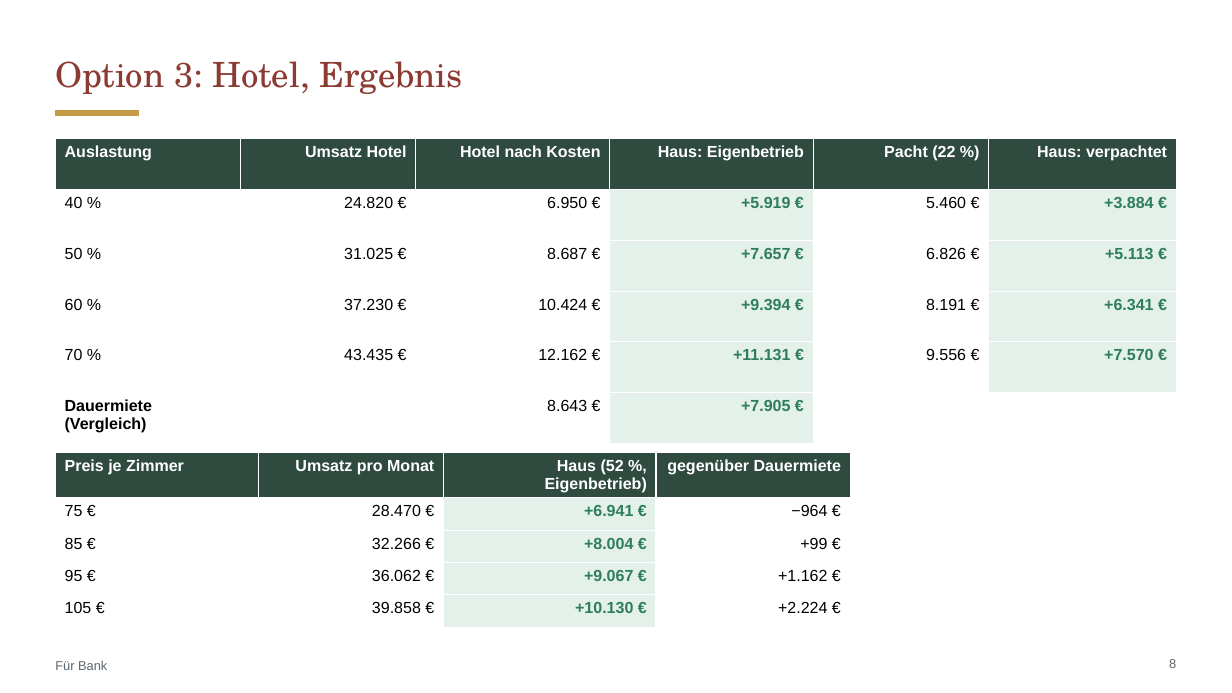
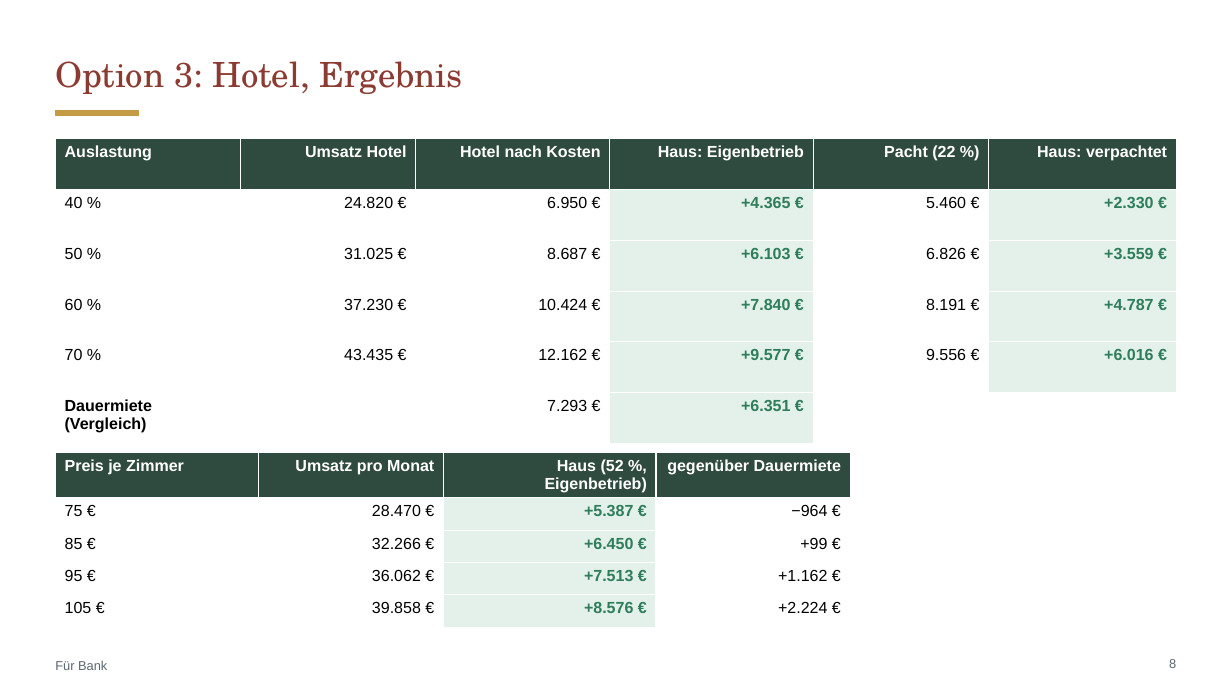
Before and after one commit to CartoonUsername/bau-projekt, a slide deck: slide 8 of praesentation/Neue-Mitte-Werlte_Baufeld3_Optionen-Dauermiete-Airbnb-Hotel.pptx. Drawn at 1232x693 pixels with LibreOffice and Linux fonts; fonts in the diff are those of the drawing. Boxes give left, top, right and bottom in pixels: in the first picture for what was removed or moved away, otherwise in the second. Text is boxed around its words. In the diff, an @@ line names an element or a change of style, - is before the commit and + after.

```diff
--- a/praesentation/Neue-Mitte-Werlte_Baufeld3_Optionen-Dauermiete-Airbnb-Hotel.pptx
+++ b/praesentation/Neue-Mitte-Werlte_Baufeld3_Optionen-Dauermiete-Airbnb-Hotel.pptx
@@ table at [55,139,1177,437] @@
-row 2, column 4: +5.919 €
+row 2, column 4: +4.365 €
-row 2, column 6: +3.884 €
+row 2, column 6: +2.330 €
-row 3, column 4: +7.657 €
+row 3, column 4: +6.103 €
-row 3, column 6: +5.113 €
+row 3, column 6: +3.559 €
-row 4, column 4: +9.394 €
+row 4, column 4: +7.840 €
-row 4, column 6: +6.341 €
+row 4, column 6: +4.787 €
-row 5, column 4: +11.131 €
+row 5, column 4: +9.577 €
-row 5, column 6: +7.570 €
+row 5, column 6: +6.016 €
-row 6, column 3: 8.643 €
+row 6, column 3: 7.293 €
-row 6, column 4: +7.905 €
+row 6, column 4: +6.351 €
@@ table at [55,453,850,617] @@
-row 2, column 3: +6.941 €
+row 2, column 3: +5.387 €
-row 3, column 3: +8.004 €
+row 3, column 3: +6.450 €
-row 4, column 3: +9.067 €
+row 4, column 3: +7.513 €
-row 5, column 3: +10.130 €
+row 5, column 3: +8.576 €
```
Also in this commit, not shown: 7 other slides changed, 26 other files.
